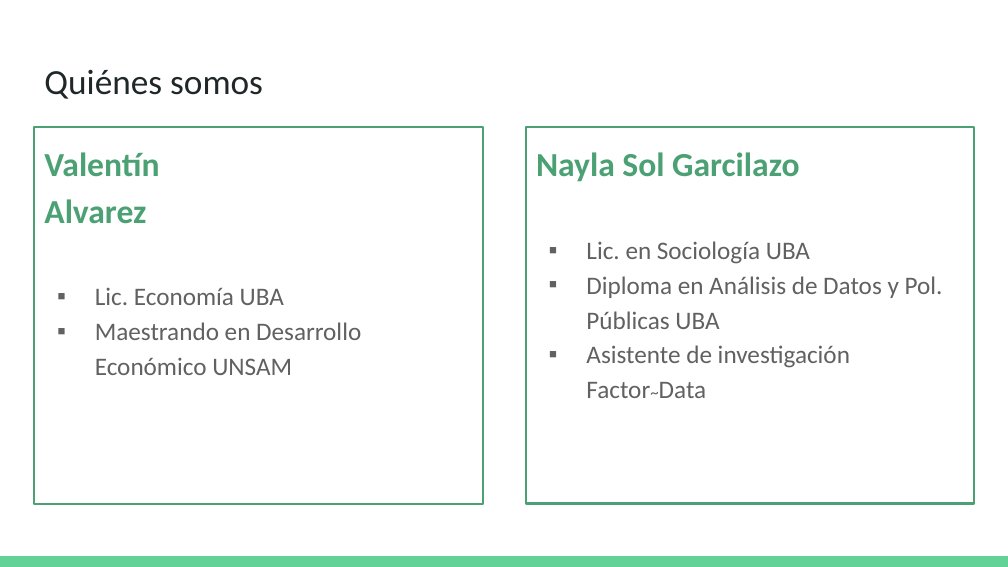
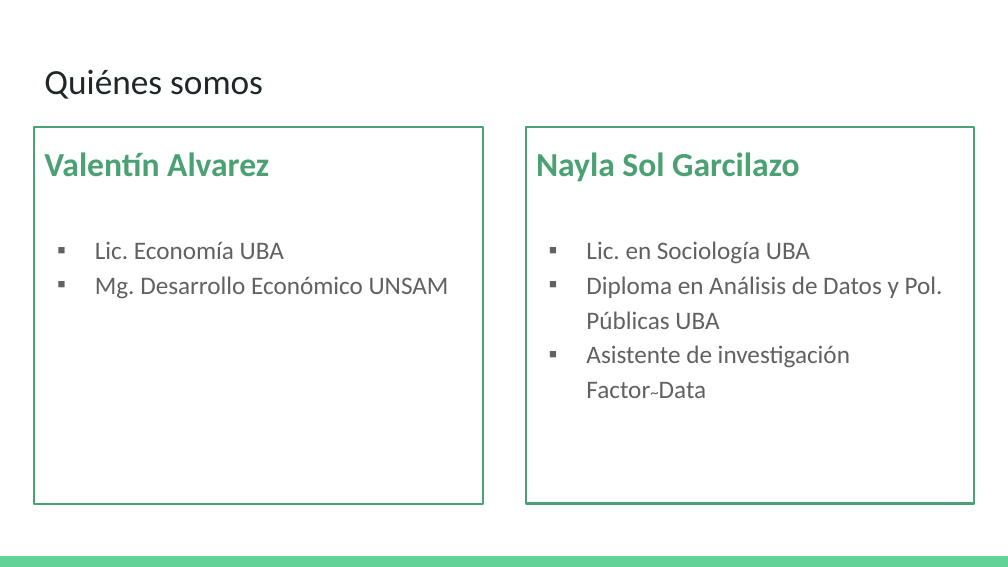
Before and after one commit to DCSCyHD/2023_modulo_3, a slide deck: slide 3 of clase1/teorica_1.pptx (slide 2 before the commit). Drawn at 1008x567 pixels with LibreOffice and Linux fonts; fonts in the diff are those of the drawing. Boxes give left, top, right and bottom in pixels: in the first picture for what was removed or moved away, otherwise in the second. Text is boxed around its words. In the diff, an @@ line names an element or a change of style, - is before the commit and + after.

```diff
--- a/clase1/teorica_1.pptx
+++ b/clase1/teorica_1.pptx
@@ text at (44,152,269,177): text changed @@
-Valentín
-Alvarez
+Valentín Alvarez
@@ text at (95,276,449,299): text changed @@
-▪ Maestrando en Desarrollo Económico UNSAM
+▪ Mg. Desarrollo Económico UNSAM
```
Also in this commit, not shown: 3 other slides changed, 1 slide added, 6 other files.
